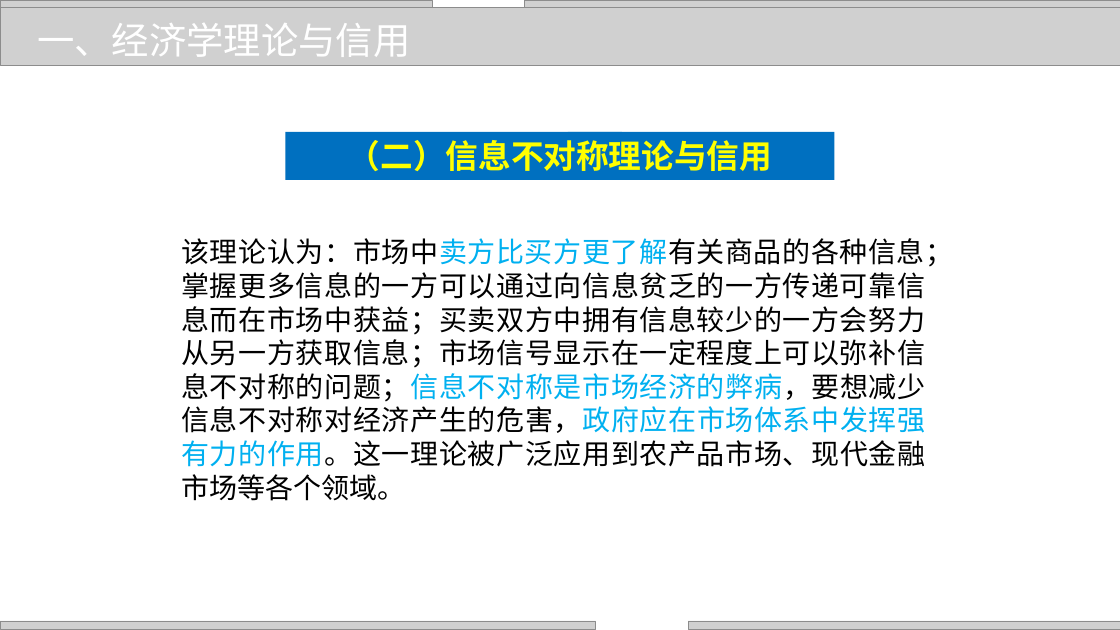
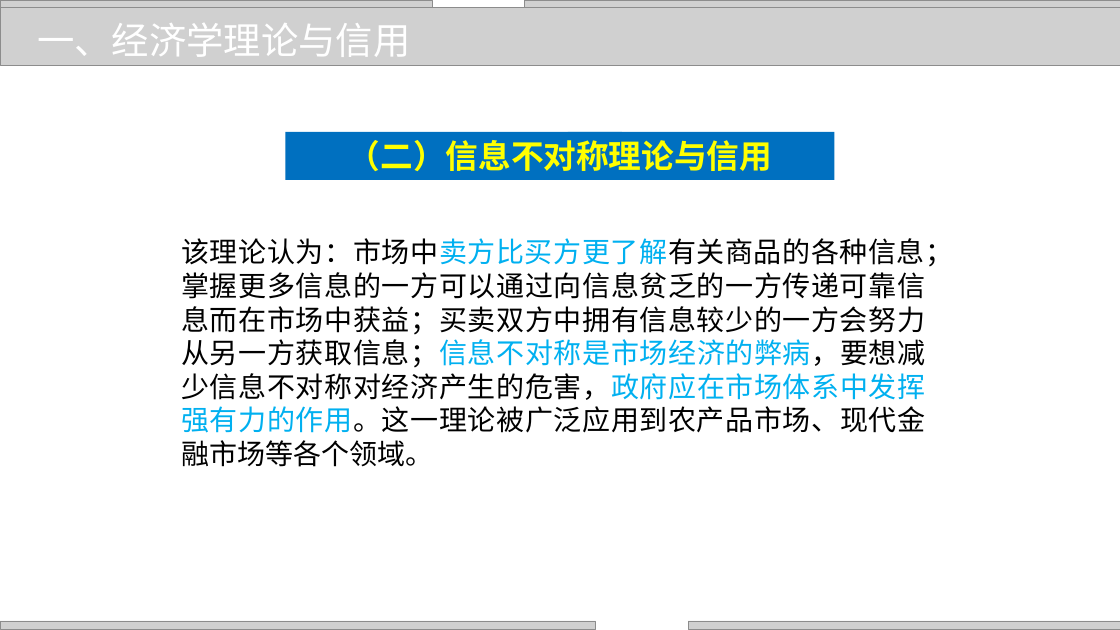
Before and after one commit to zhangjianzhang/internet_credit, a slide deck: slide 8 of files/slides/lecture_2.pptx. Drawn at 1120x630 pixels with LibreOffice and Linux fonts; fonts in the diff are those of the drawing; grey boxes stand for pictures; background and template pictures are left out. Boxes give left, top, right and bottom in pixels: in the first picture for what was removed or moved away, otherwise in the second. Text is boxed around its words. In the diff, an @@ line names an element or a change of style, - is before the commit and + after.

```diff
--- a/files/slides/lecture_2.pptx
+++ b/files/slides/lecture_2.pptx
@@ text at (x1=181, y1=238, x2=953, y2=467): text changed @@
-该理论认为：市场中卖方比买方更了解有关商品的各种信息；掌握更多信息的一方可以通过向信息贫乏的一方传递可靠信息而在市场中获益；买卖双方中拥有信息较少的一方会努力从另一方获取信息；市场信号显示在一定程度上可以弥补信息不对称的问题；信息不对称是市场经济的弊病，要想减少信息不对称对经济产生的危害，政府应在市场体系中发挥强有力的作用。这一理论被广泛应用到农产品市场、现代金融市场等各个领域。
+该理论认为：市场中卖方比买方更了解有关商品的各种信息；掌握更多信息的一方可以通过向信息贫乏的一方传递可靠信息而在市场中获益；买卖双方中拥有信息较少的一方会努力从另一方获取信息；信息不对称是市场经济的弊病，要想减少信息不对称对经济产生的危害，政府应在市场体系中发挥强有力的作用。这一理论被广泛应用到农产品市场、现代金融市场等各个领域。
```
Also in this commit, not shown: 5 other slides changed, 9 other files.
